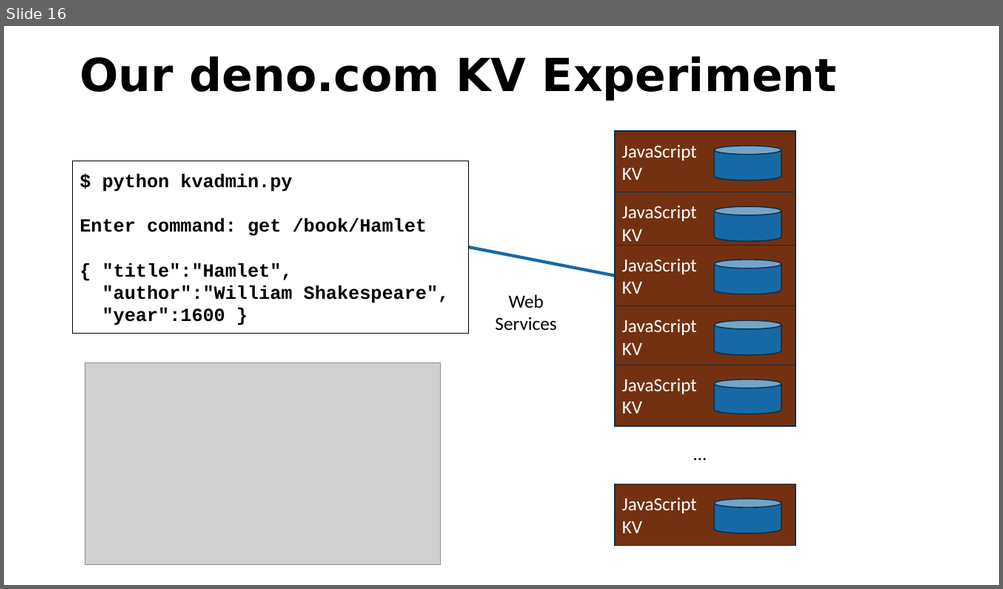
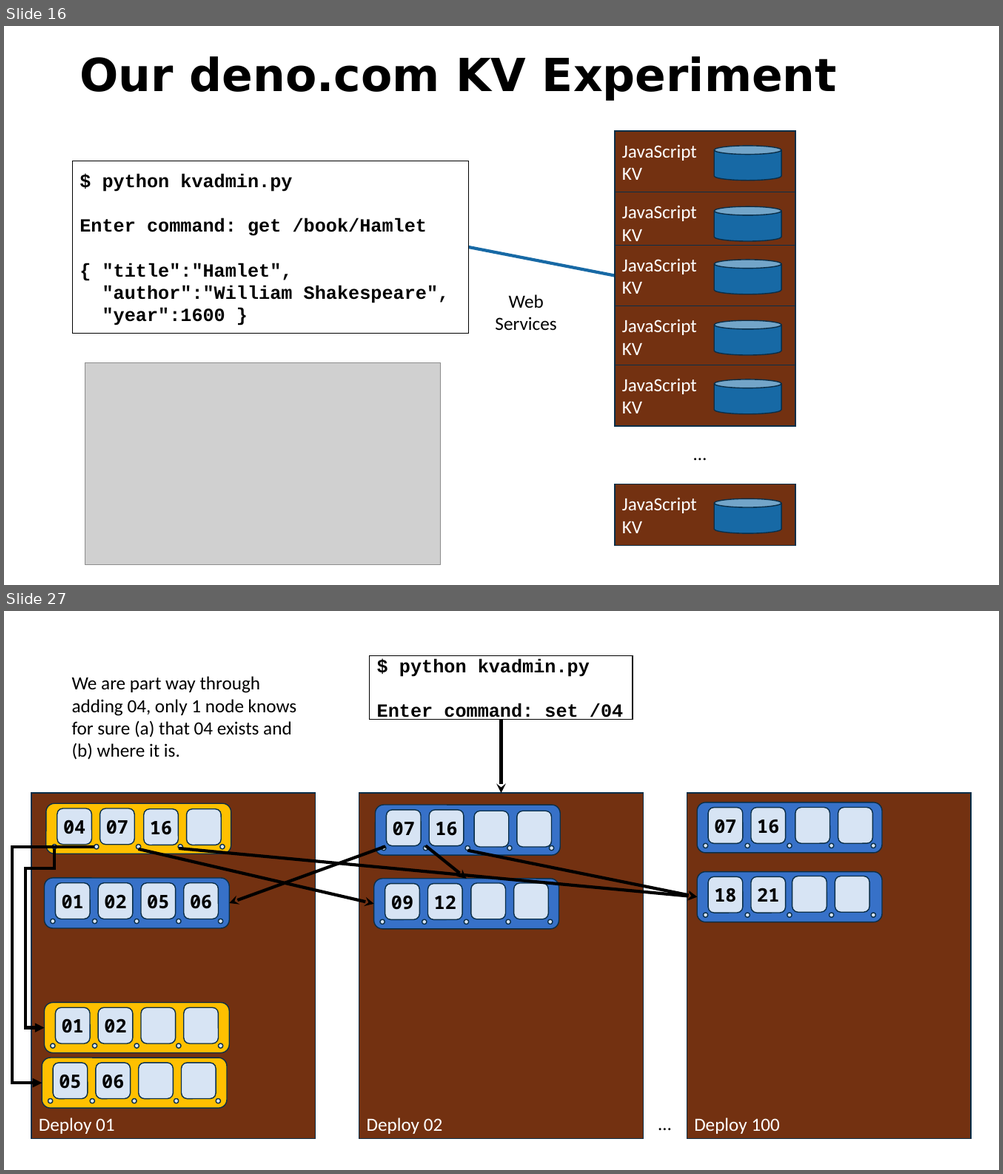
Before and after one commit to csev/pg4e, a slide deck: lectures/07-DenoKV.pptx. Shown one above the other, each under a label of ours: slide 16 before the commit, slides 16 and 27 after it; the slides between them are not shown. The pictures are 1003x589 and 1003x1174 pixels, drawn with LibreOffice and Linux fonts; fonts in the diff are those of the drawing; grey boxes stand for pictures. Boxes give left, top, right and bottom in pixels: in the first picture for what was removed or moved away, otherwise in the second. Text is boxed around its words. In the diff, an @@ line names an element or a change of style, - is before the commit and + after.

```diff
--- a/lectures/07-DenoKV.pptx
+++ b/lectures/07-DenoKV.pptx
@@ slide 27 added at (x1=4, y1=611, x2=999, y2=1170), background #FFFFFF @@
@@ text added at (x1=72, y1=676, x2=297, y2=760), 18 pt, text #000000 @@
+We are part way through adding 04, only 1 node knows for sure (a) that 04 exists and (b) where it is.
@@ rectangle added at (x1=370, y1=655, x2=633, y2=719), fill #FFFFFF, outline #000000 1 pt, 18 pt, text #000000, bold @@
+$ python kvadmin.py
+Enter command: set /04
@@ arrow added from (501, 719) to (501, 793), #000000 3 pt @@
@@ rectangle added at (x1=31, y1=793, x2=316, y2=1139), fill #733111, outline #0A2E48 1 pt, 18 pt, text #FFFFFF @@
+Deploy 01
@@ group added at (x1=45, y1=803, x2=231, y2=854): 5 rounded rectangles, 5 ellipses @@
+04
+07
+16
@@ rectangle added at (x1=359, y1=793, x2=643, y2=1139), fill #733111, outline #0A2E48 1 pt, 18 pt, text #FFFFFF @@
+Deploy 02
@@ rectangle added at (x1=687, y1=793, x2=971, y2=1139), fill #733111, outline #0A2E48 1 pt, 18 pt, text #FFFFFF @@
+Deploy 100
@@ group added at (x1=697, y1=803, x2=882, y2=853): 5 rounded rectangles, 5 ellipses @@
+07
+16
@@ group added at (x1=375, y1=805, x2=560, y2=855): 5 rounded rectangles, 5 ellipses @@
+07
+16
@@ elbow arrow added from (94, 847) to (42, 1083), #000000 3 pt @@
@@ elbow arrow added from (55, 849) to (44, 1028), #000000 3 pt @@
@@ arrow added from (138, 849) to (374, 904), #000000 3 pt @@
@@ arrow added from (179, 849) to (697, 897), #000000 3 pt @@
@@ arrow added from (385, 847) to (229, 903), #000000 3 pt @@
@@ arrow added from (426, 846) to (466, 879), #000000 3 pt @@
@@ arrow added from (467, 851) to (697, 897), #000000 3 pt @@
@@ group added at (x1=697, y1=872, x2=882, y2=922): 5 rounded rectangles, 5 ellipses @@
+18
+21
@@ group added at (x1=374, y1=879, x2=559, y2=929): 5 rounded rectangles, 5 ellipses @@
+09
+12
@@ group added at (x1=44, y1=878, x2=229, y2=928): 5 rounded rectangles, 5 ellipses @@
+01
+02
+05
+06
@@ group added at (x1=44, y1=1002, x2=229, y2=1053): 5 rounded rectangles, 5 ellipses @@
+01
+02
@@ group added at (x1=42, y1=1058, x2=227, y2=1108): 5 rounded rectangles, 5 ellipses @@
+05
+06
@@ text added at (x1=651, y1=1109, x2=679, y2=1139), 18 pt, text #000000 @@
+…
```
Also in this commit, not shown: 3 slides changed, 19 other slides added, 2 other files.
